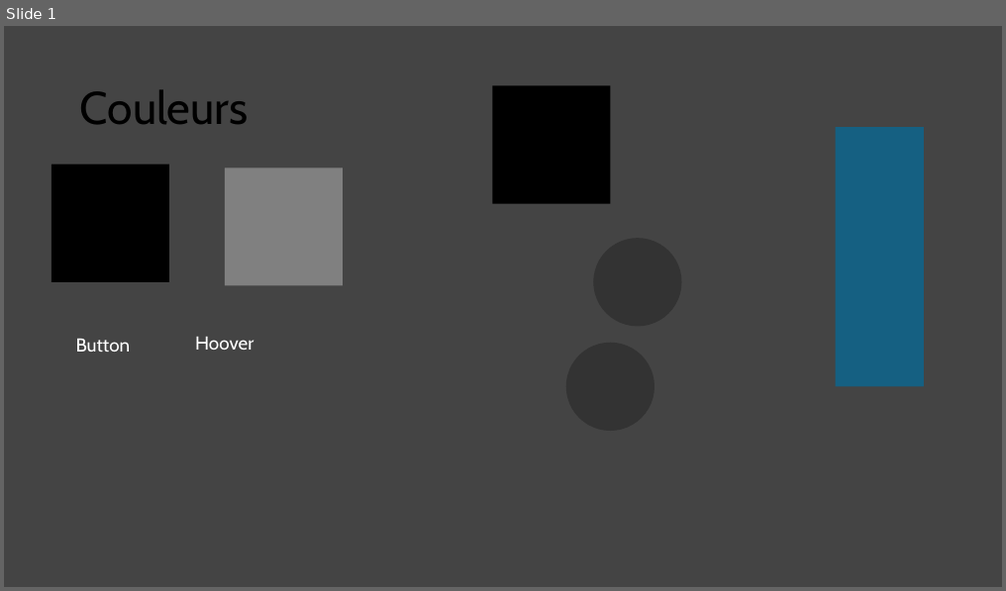
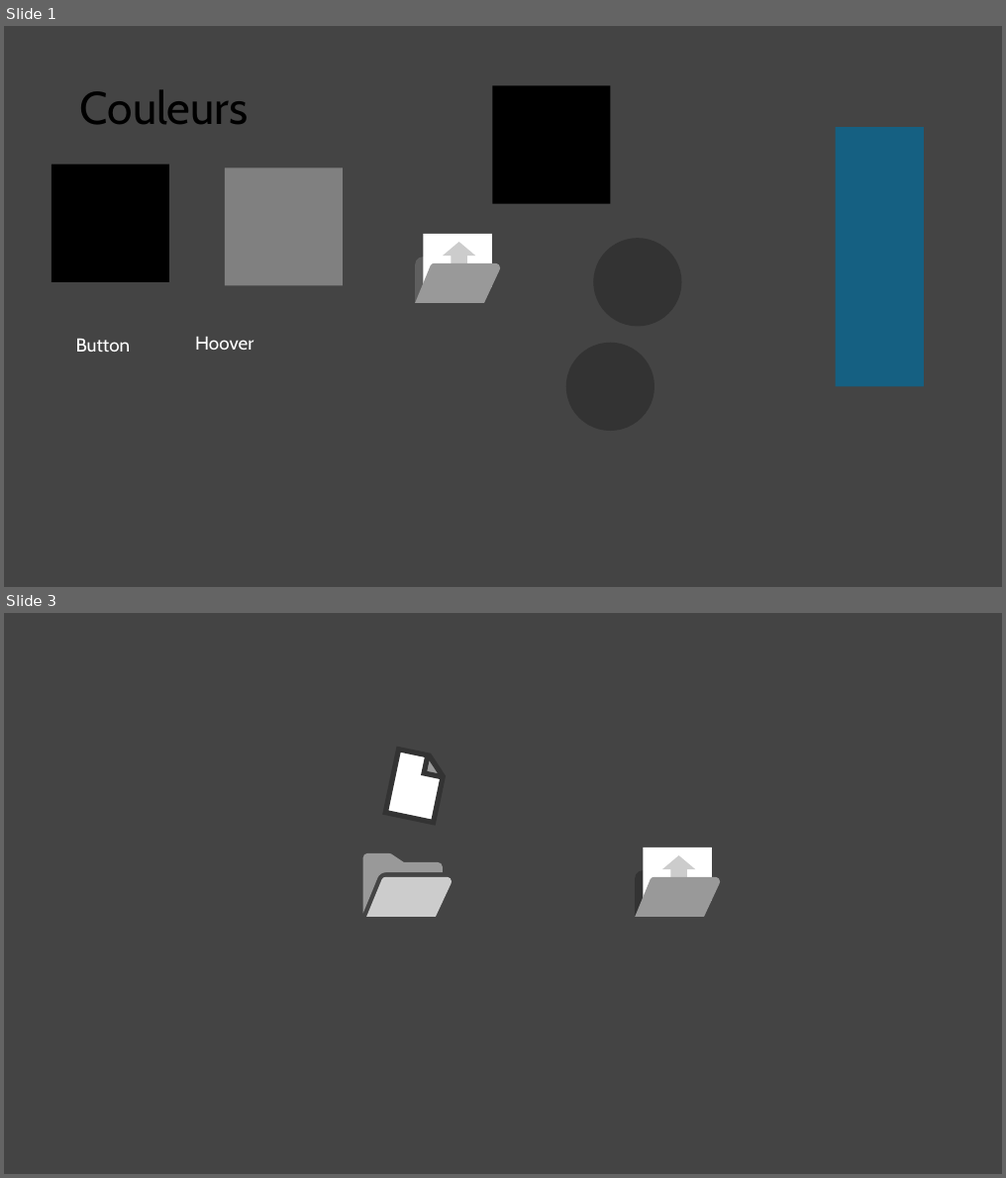
Before and after one commit to gbruneau/ColorPkr, a slide deck: src/style/ColorPkr-Icons.pptx. Shown one above the other, each under a label of ours: slide 1 before the commit, slides 1 and 3 after it; the slides between them are not shown. The pictures are 1006x591 and 1006x1178 pixels, drawn with LibreOffice and Linux fonts; fonts in the diff are those of the drawing. Boxes give left, top, right and bottom in pixels: in the first picture for what was removed or moved away, otherwise in the second. Text is boxed around its words. In the diff, an @@ line names an element or a change of style, - is before the commit and + after.

```diff
--- a/src/style/ColorPkr-Icons.pptx
+++ b/src/style/ColorPkr-Icons.pptx
@@ slide 3 added at (x1=4, y1=613, x2=1002, y2=1174), background #444444 @@
@@ freeform shape added at (x1=382, y1=746, x2=450, y2=825), fill #333333 @@
@@ freeform shape added at (x1=385, y1=748, x2=448, y2=823), fill #FFFFFF, outline #092A39 1.5 pt @@
@@ freeform shape added at (x1=423, y1=755, x2=446, y2=777), fill #999999 @@
@@ freeform shape added at (x1=363, y1=854, x2=443, y2=913), fill #999999 @@
@@ freeform shape added at (x1=366, y1=877, x2=451, y2=917), fill #CCCCCC @@
@@ group added at (x1=635, y1=848, x2=721, y2=917): 1 round same rect, 1 rectangle, 1 up arrow, 1 freeform shape @@
@@ slide 1 changed as well @@
@@ group added at (x1=415, y1=234, x2=500, y2=304): 1 round same rect, 1 rectangle, 1 up arrow, 1 freeform shape @@
```
Also in this commit, not shown: 1 other slide changed, 7 other files.
